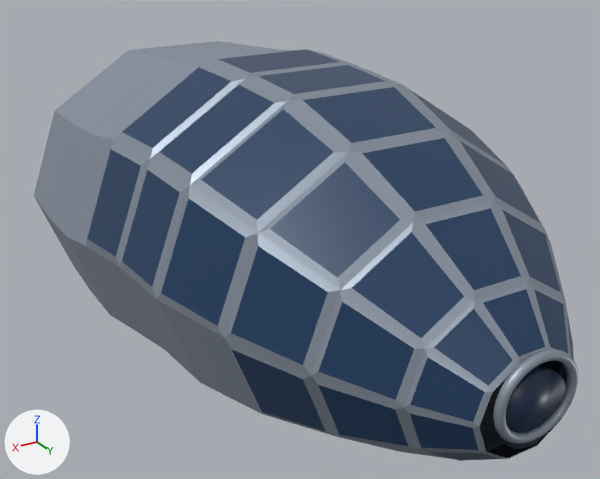
Before and after pictures for a commit that changed the glTF model models/cockpit_b29.glb.
Before and after are seen from a camera (50 mm lens) standing at (1.71, 2.72, 1.43) and looking at (0.03, -0.08, 0.03). Every picture has the same lights, and +X, +Y and +Z are marked at lower left. The picture after the commit comes second. Where no turn or scale is listed for an object, it has been applied to the vertices. Vertices at exactly the same position are counted once.

Names of what the first picture shows: 'B29_Glasdetails', 'B29_Nasenhaut', 'B29_Rahmendetails', 'B29_Rumpf_komplett' and 1 more.
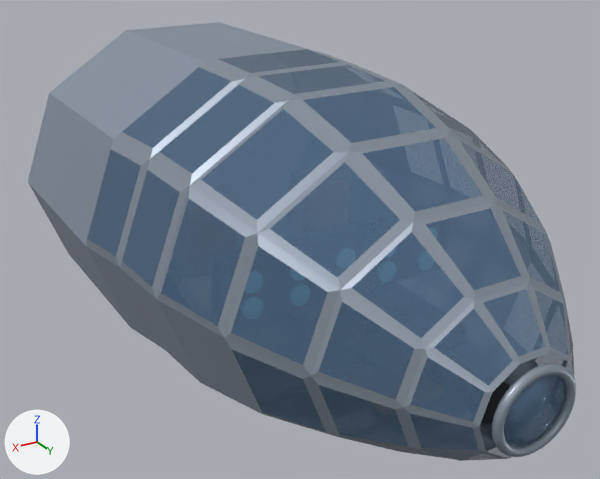
Commit message: B-29-Kanzel zentrieren und Bubble-Glas uebernehmen

Pixel boxes (x1, y1, x2, y2) of what changed, in the pictures (600 x 479 px):
'B29_Nasenhaut', recoloured, surface changed: (87, 49, 574, 461) in both
'B29_Rumpf_komplett', reshaped (8% wider): before (34, 41, 295, 328); after (28, 22, 309, 326)
'B29_Rahmendetails', moved: before (493, 349, 578, 444); after (492, 364, 576, 457)
'B29_Glasdetails', recoloured, surface changed: (506, 375, 566, 446) in both

The change, as a list of edits to the scene's bpy script:
```text
Change mat_glass:
    mat_glass.base_color: (0.012, 0.045, 0.115) -> (0.13, 0.24, 0.4)  # dark blue #1d3c5f -> blue #6586aa
    mat_glass.roughness: 0.34 -> 0.06
    mat_glass.alpha: 1.0 -> 0.62
Change me_b29_rumpfschalemesh:
    used by ob_b29_rumpf_komplett; location = (0.0, 0.0, 0.0)
    remove me_b29_rumpfschalemesh.from_pydata(...)  # 41 vertices, 70 faces; spans x -0.85..0.85, y -1.4..-0.46, z -0.73..0.74
    add me_b29_rumpfschalemesh.from_pydata(...)  # 41 vertices, 70 faces; spans x -0.84..0.84, y -1.4..-0.46, z -0.66..0.74
    me_b29_rumpfschalemesh part 1: 30 of 41 vertices moved; they spanned x -0.85..0.85, y -1.4..-0.72, z -0.73..0.7 and now span x -0.84..0.84, y -1.4..-0.72, z -0.66..0.74; mean shift (0.0, 0.0, 0.07); largest move (0.25, -1.4, 0.64) -> (0.26, -1.4, 0.74)
Change ob_b29_rahmendetails:
    ob_b29_rahmendetails.location: (0.0, 1.266, 0.0) -> (0.0, 1.266, -0.05)
```
